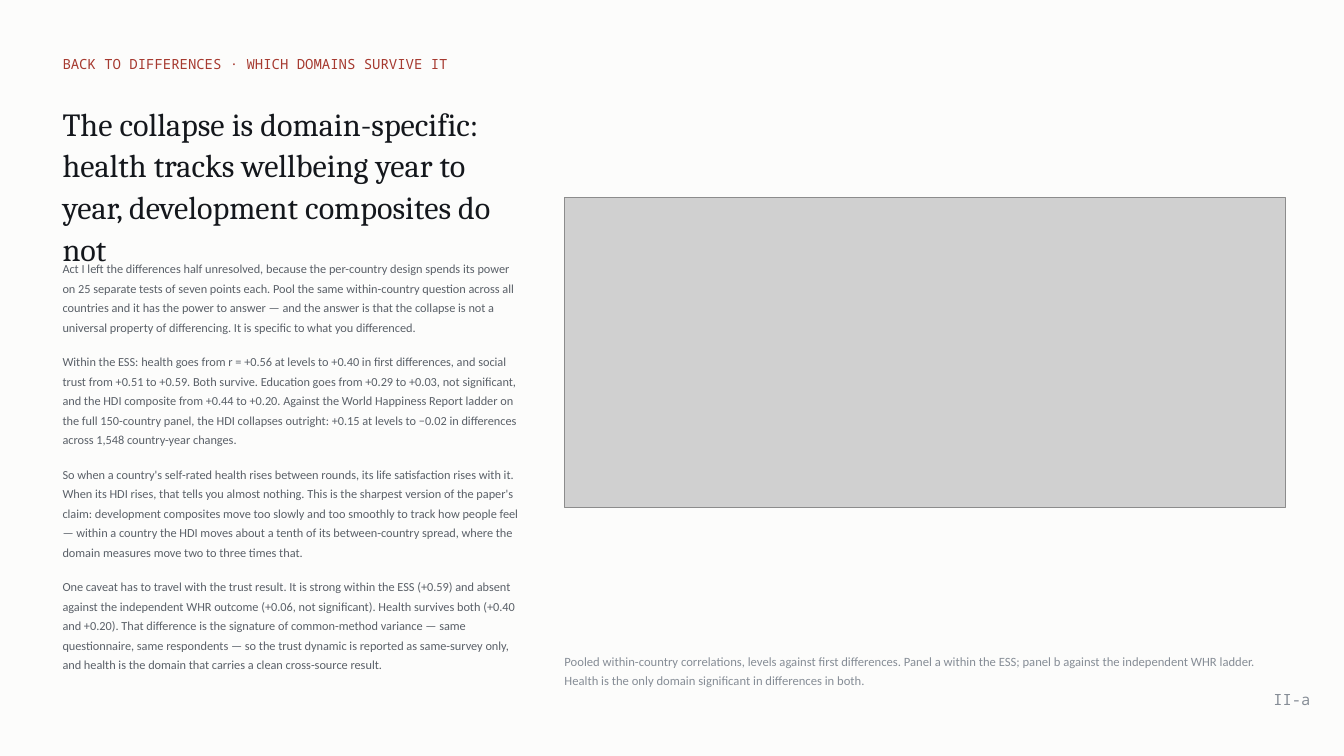
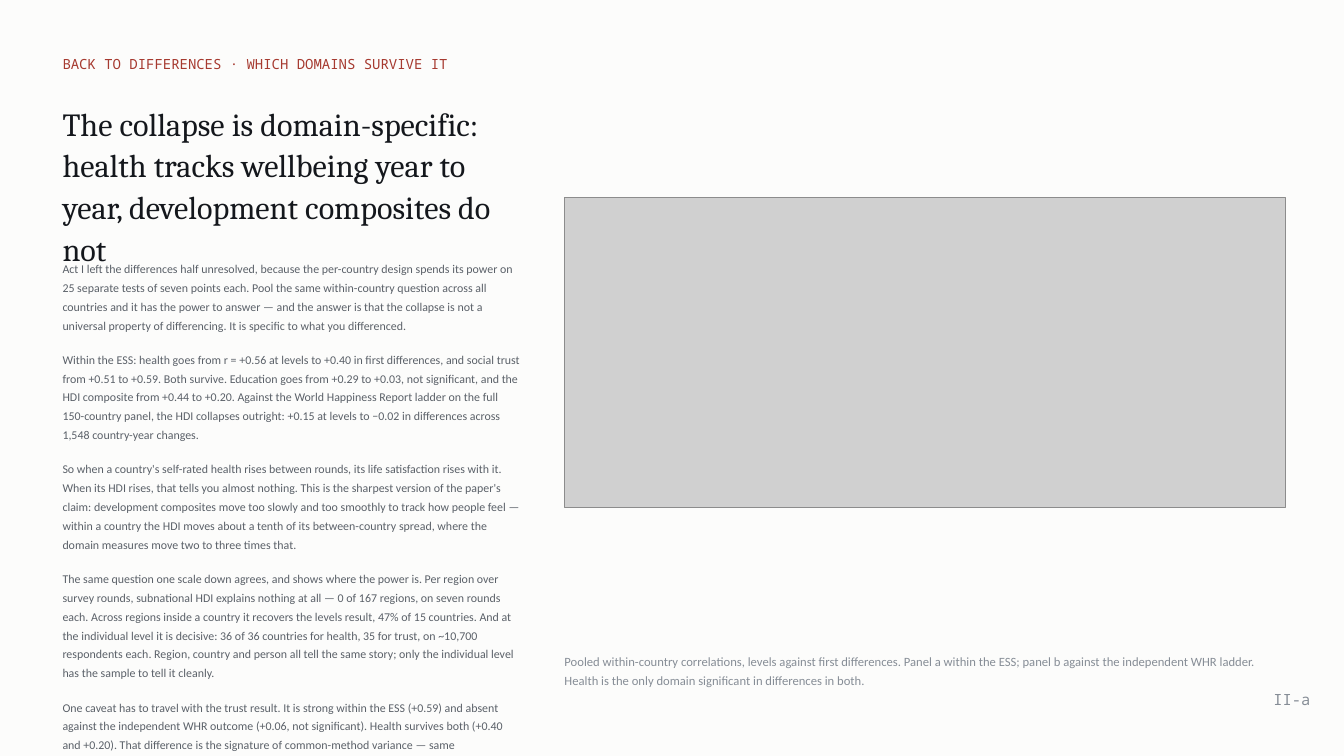
Before and after one commit to cwejnert/HDI-Happiness, a slide deck: slide 18 of deck/Measured_Where_It_Varies.pptx. Drawn at 1344x756 pixels with LibreOffice and Linux fonts; fonts in the diff are those of the drawing; grey boxes stand for pictures. Boxes give left, top, right and bottom in pixels: in the first picture for what was removed or moved away, otherwise in the second. Text is boxed around its words. In the diff, an @@ line names an element or a change of style, - is before the commit and + after.

```diff
--- a/deck/Measured_Where_It_Varies.pptx
+++ b/deck/Measured_Where_It_Varies.pptx
@@ text at bbox=[63, 265, 520, 751]: size 8.8 to 8.5 pt in "Act I left the differences half unresolved, ...", "Within the ESS: health goes from r ...", "So when a country's self-rated health rises ...", "One caveat has to travel with the ..." @@
@@ text at bbox=[63, 575, 514, 679]: paragraph added @@
+The same question one scale down agrees, and shows where the power is. Per region over survey rounds, subnational HDI explains nothing at all — 0 of 167 regions, on seven rounds each. Across regions inside a country it recovers the levels result, 47% of 15 countries. And at the individual level it is decisive: 36 of 36 countries for health, 35 for trust, on ~10,700 respondents each. Region, country and person all tell the same story; only the individual level has the sample to tell it cleanly.
```
Also in this commit, not shown: 1 other slide changed, 1 other file.
